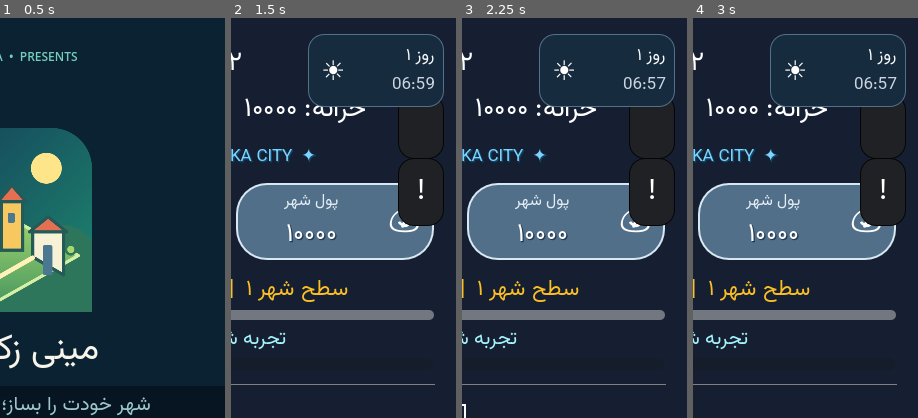
Above: before the commit, frames 1-4 (left to right).
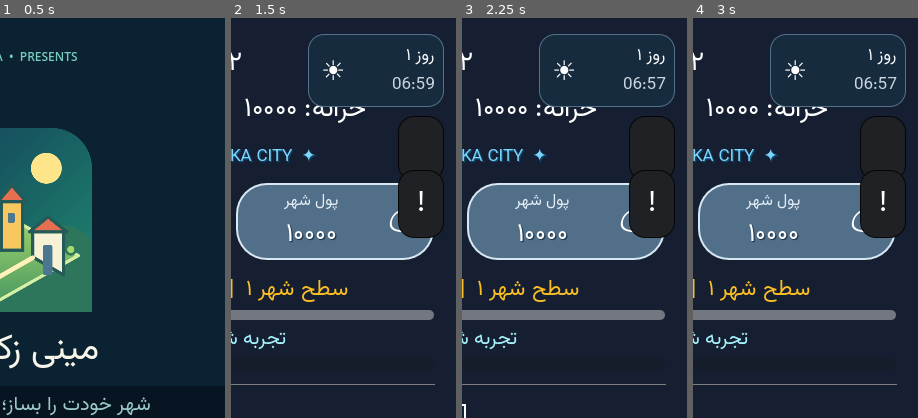
Above: after the commit, the same moments.

Repository: zekainstabot/mini-zeka-city
Game: Godot game, scene res://Main.tscn
Two runs of this game, one before a commit and one after it. Both use one fixed random seed, a clock stepped at 60 frames per second and the inputs below.
Inputs (mouse positions are % of the whole screen's width and height, from its top left):
- Up to frame 1 (0.5 s): no input
- Up to frame 2 (1.5 s): click (50, 54) at 0.52 s; type "12" at 0.6 s; click "رفتن به مأموریت‌ها ←" at 1.25 s
- Up to frame 3 (2.25 s): click "🏗️ توسعه" at 2 s
- Up to frame 4 (3 s): click "🏗️ ساختمان‌ها و ساخت‌وساز" at 2.75 s
The pictures show only the part of the screen within x 50-100%, y 0-50%; the shares and areas given below are measured in that part.

Frame 1 is identical in both runs. In frame 2, 0.9% of the frame differs, in the area x 74-95%, y 20-55%; in frame 3, 0.9%; in frame 4, 0.9%.

Commit message:
Move narrow phone shortcuts below the clock

Diff:
--- a/scripts/Main.gd
+++ b/scripts/Main.gd
@@ -900,12 +900,12 @@
 		if ranking_button != null and is_instance_valid(ranking_button):
 			ranking_button.custom_minimum_size = icon_size
 			ranking_button.size = icon_size
-			ranking_button.position = Vector2(right_edge - 58.0, inset.y + 76.0)
+			ranking_button.position = Vector2(right_edge - 58.0, inset.y + 98.0)
 			_apply_font(ranking_button, 19)
 		if report_button != null and is_instance_valid(report_button):
 			report_button.custom_minimum_size = icon_size
 			report_button.size = icon_size
-			report_button.position = Vector2(right_edge - 58.0, inset.y + 140.0)
+			report_button.position = Vector2(right_edge - 58.0, inset.y + 152.0)
 			_apply_font(report_button, 25)
 		if construction_capacity_button != null and is_instance_valid(construction_capacity_button):
 			construction_capacity_button.custom_minimum_size = Vector2(144, 68)
